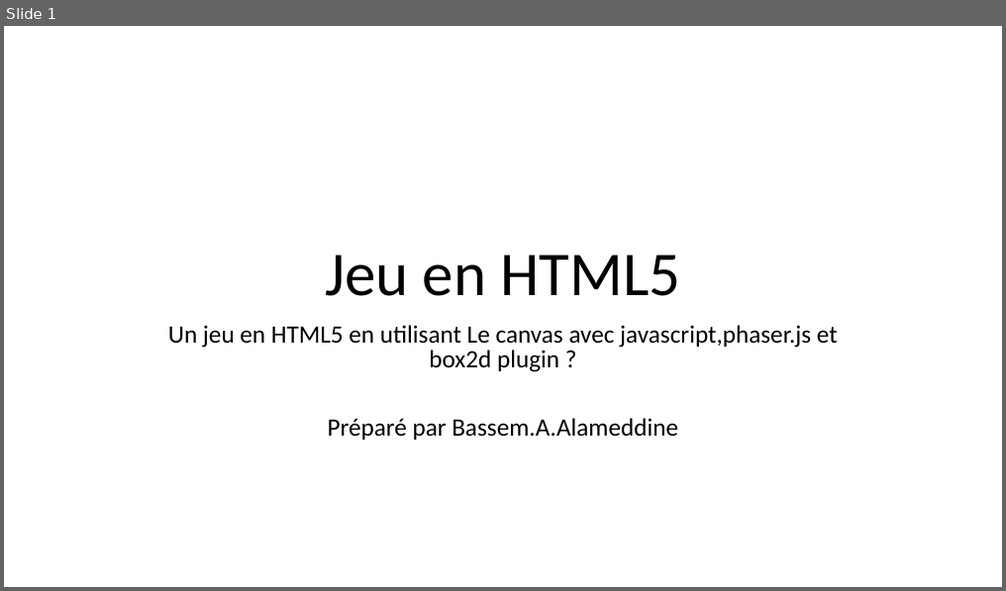
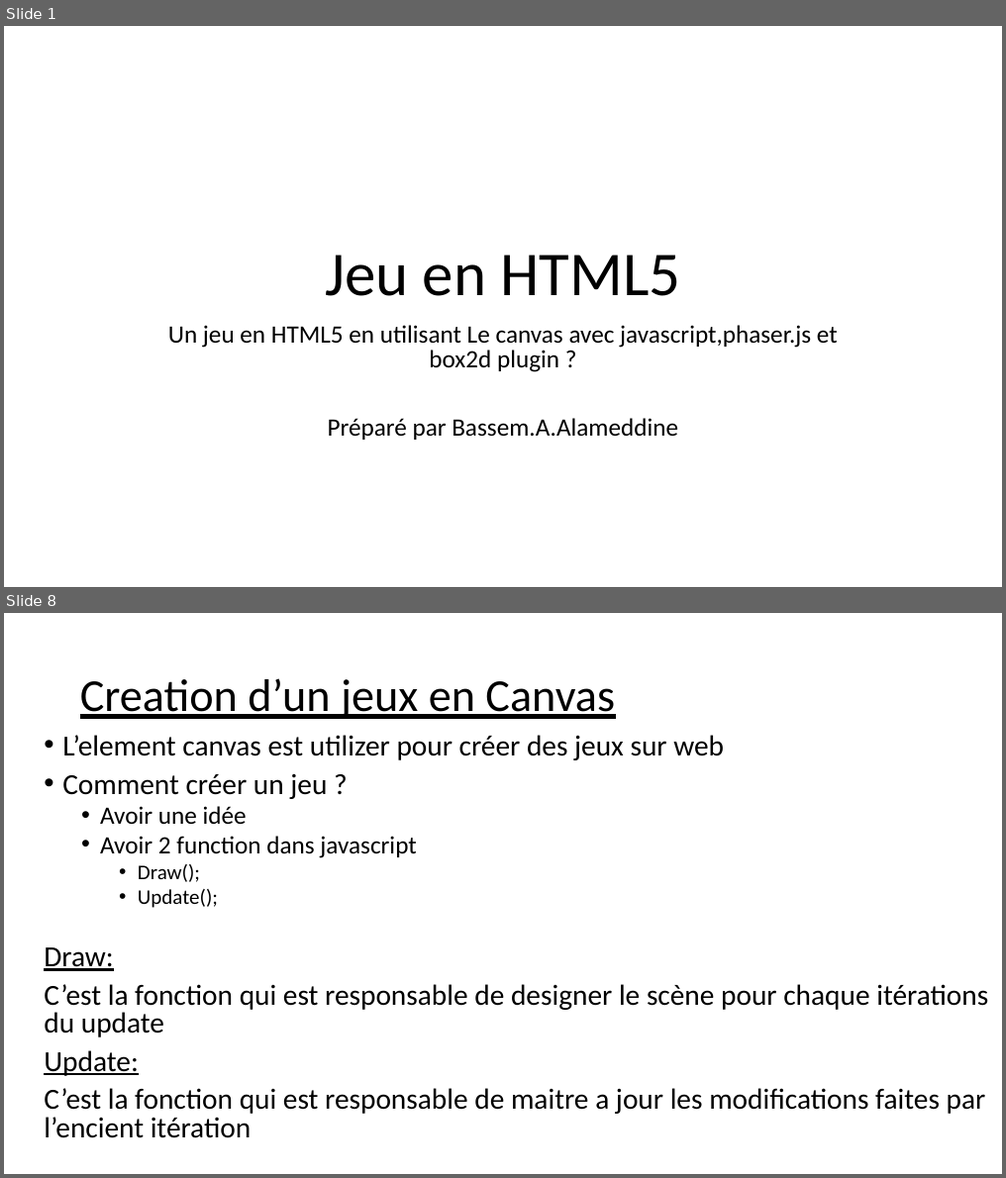
Before and after one commit to balamddine/NewHtml5, a slide deck: CanvasGame/Un jeu en canvas.pptx. Shown one above the other, each under a label of ours: slide 1 before the commit, slides 1 and 8 after it; the slides between them are not shown. The pictures are 1006x591 and 1006x1178 pixels, drawn with LibreOffice and Linux fonts; fonts in the diff are those of the drawing. Boxes give left, top, right and bottom in pixels: in the first picture for what was removed or moved away, otherwise in the second. Text is boxed around its words. In the diff, an @@ line names an element or a change of style, - is before the commit and + after.

```diff
--- a/CanvasGame/Un jeu en canvas.pptx
+++ b/CanvasGame/Un jeu en canvas.pptx
@@ slide 8 added at (x1=4, y1=613, x2=1002, y2=1174), background #FFFFFF @@
@@ title added at (x1=80, y1=678, x2=615, y2=719), 44 pt, text #000000, underline @@
+Creation d’un jeux en Canvas
@@ text added at (x1=44, y1=735, x2=988, y2=1139), 28 pt, text #000000 @@
+• L’element canvas est utilizer pour créer des jeux sur web
+• Comment créer un jeu ?
+  • Avoir une idée
+  • Avoir 2 function dans javascript
+    • Draw();
+    • Update();
+Draw:
+C’est la fonction qui est responsable de designer le scène pour chaque itérations du update
+Update:
+C’est la fonction qui est responsable de maitre a jour les modifications faites par l’encient itération
```
Also in this commit, not shown: 7 other slides added, 6 other files.
